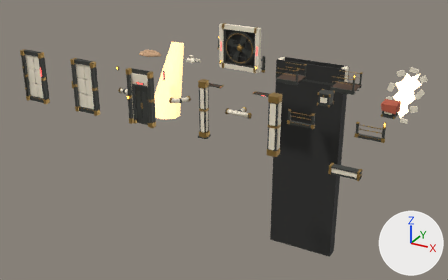
What one commit did to the glTF model tools/model_viewer/kit_ruins_b1.glb.
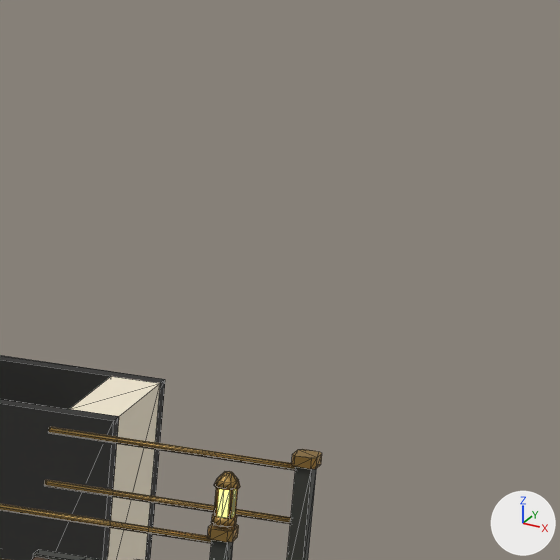
The first picture shows the older version from a 50 mm camera at (22.4, -33.5, 16.8) aimed at (-1.8, 10.5, -5.2). The close-ups show the older and then the newer version on the part from 75% to 85% of the width and 12% to 29% of the height of that picture. Only the edits that show in the close-ups are written down. Lighting does not change. The marker at lower right points along +X, +Y and +Z. The close-ups show mesh edges as thin lines.

The scene before the commit, as lines of its bpy script (objects in view):
```python
me_b1_pit = bpy.data.meshes.new('b1_pit')
me_b1_pit.from_pydata(...)  # 260 vertices, 448 faces; spans x -3.4..3.4, y -0.6..0.6, z -20.2..0.0
# faces by material slot: [24, 56, 288, 56, 24]
me_b1_pit.materials.append(mat_ivory)  # pale yellow #f3e9d2
me_b1_pit.materials.append(mat_dark)  # black #2a2a28
me_b1_pit.materials.append(mat_graphite)  # dark grey #444641
me_b1_pit.materials.append(mat_brass)  # brown #a98749
me_b1_pit.materials.append(mat_red)  # red #d4433d, glowing red #ff524b
me_b1_walkway_lamp = bpy.data.meshes.new('b1_walkway_lamp')
me_b1_walkway_lamp.from_pydata(...)  # 402 vertices, 716 faces; spans x -1.03..1.01, y -1.04..1.04, z -0.56..1.45
# faces by material slot: [12, 316, 352, 36]
me_b1_walkway_lamp.materials.append(mat_grate)  # brown #594333
me_b1_walkway_lamp.materials.append(mat_graphite)  # dark grey #444641
me_b1_walkway_lamp.materials.append(mat_brass)  # brown #a98749
me_b1_walkway_lamp.materials.append(mat_amber)  # orange #ffbc52, glowing orange #ffbc52
ob_b1_pit = bpy.data.objects.new('b1_pit', me_b1_pit)
ob_b1_pit.location = (2.5, 20.0, 0.0)
ob_b1_walkway_lamp = bpy.data.objects.new('b1_walkway_lamp', me_b1_walkway_lamp)
ob_b1_walkway_lamp.location = (7.5, 15.0, 0.0)
```
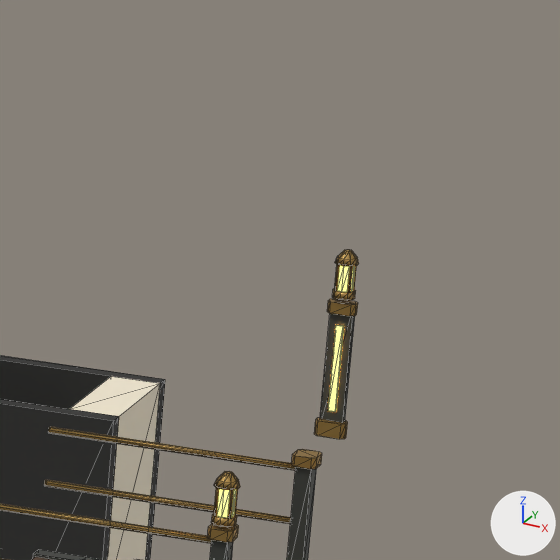
Edits to the scene script, one JSON object a line:
```json
{"op": "add", "block": "me_b1_edge_lamp", "code": ["me_b1_edge_lamp = bpy.data.meshes.new('b1_edge_lamp')", "me_b1_edge_lamp.from_pydata(...)  # 166 vertices, 284 faces; spans x -0.12..0.12, y -0.34..-0.16, z 0.02..1.48", "# faces by material slot: [24, 212, 48]", "me_b1_edge_lamp.materials.append(mat_graphite)  # dark grey #444641", "me_b1_edge_lamp.materials.append(mat_brass)  # brown #a98749", "me_b1_edge_lamp.materials.append(mat_amber)  # orange #ffbc52, glowing orange #ffbc52"]}
{"op": "add", "block": "ob_b1_edge_lamp", "code": ["ob_b1_edge_lamp = bpy.data.objects.new('b1_edge_lamp', me_b1_edge_lamp)", "ob_b1_edge_lamp.location = (7.5, 20.0, 0.0)"]}
```

What differs and where, as boxes (x1, y1, x2, y2) in the close-ups (560 x 560 px):
```json
{"object": "b1_edge_lamp", "change": "added", "after": [314, 249, 359, 439], "faces in mat_graphite (dark grey #444641)": [320, 313, 355, 423], "faces in mat_brass (brown #a98749)": [314, 249, 359, 439], "faces in mat_amber (orange #ffbc52, glowing orange #ffbc52)": [328, 265, 355, 412]}
```
